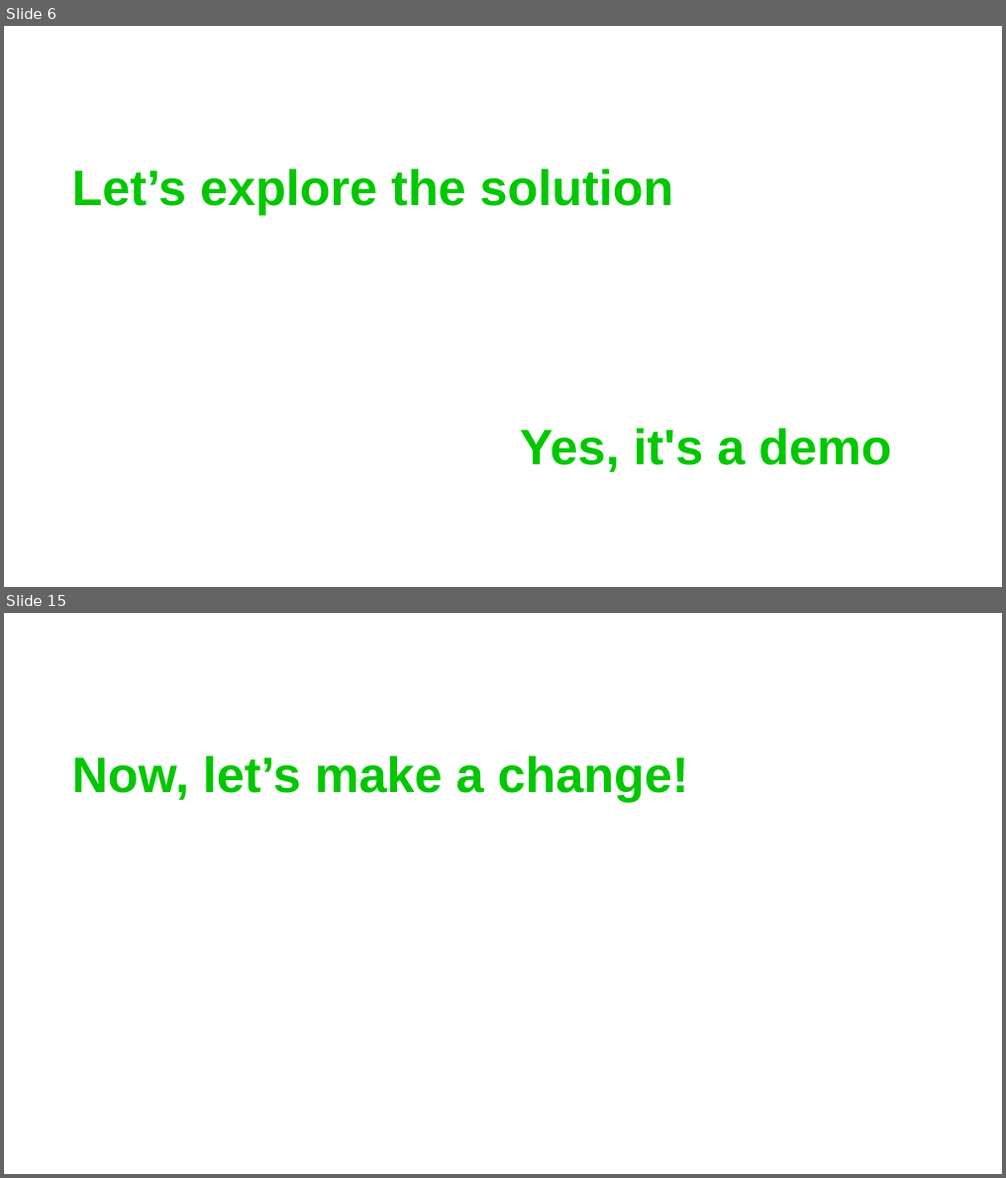
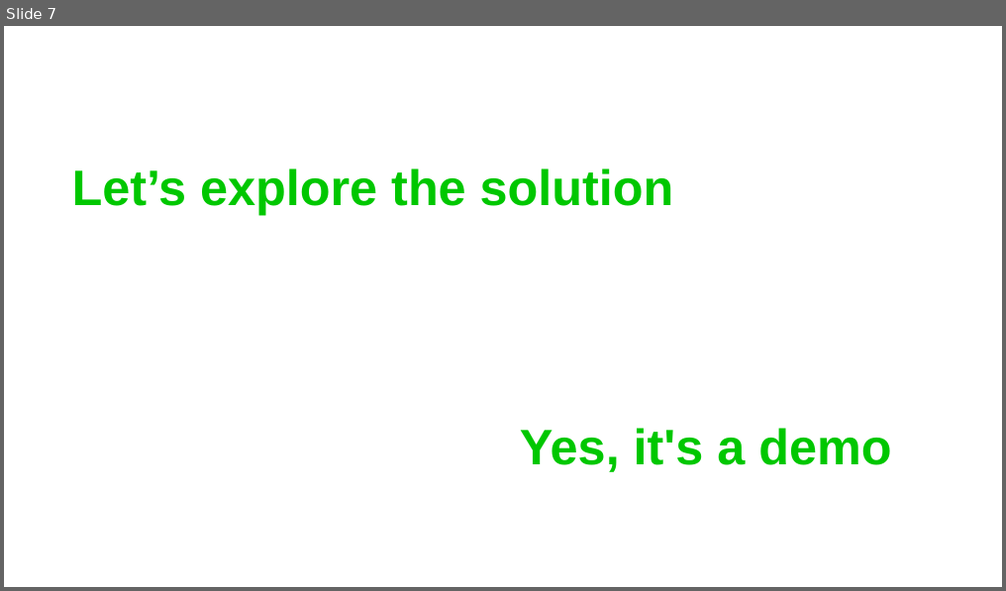
Before and after one commit to GuidoZam/espc-spfx-session-demo, a slide deck: .demo/ESPC25_SPFx_Slides.pptx. Shown one above the other, each under a label of ours: slides 6 and 15 before the commit, slide 7 after it; the slides between them are not shown. The pictures are 1006x1178 and 1006x591 pixels, drawn with LibreOffice and Linux fonts; fonts in the diff are those of the drawing; background and template pictures are left out. Boxes give left, top, right and bottom in pixels: in the first picture for what was removed or moved away, otherwise in the second. Text is boxed around its words. In the diff, an @@ line names an element or a change of style, - is before the commit and + after.

```diff
--- a/.demo/ESPC25_SPFx_Slides.pptx
+++ b/.demo/ESPC25_SPFx_Slides.pptx
@@ slide 15 removed at [4, 613, 1002, 1174], background picture (left out) @@
@@ text removed at [72, 756, 689, 802] @@
-Now, let’s make a change!
@@ what was slide 6 is now slide 7 @@
```
Also in this commit, not shown: 5 slides changed, 1 slide added, 4 other slides removed, 11 other files.
